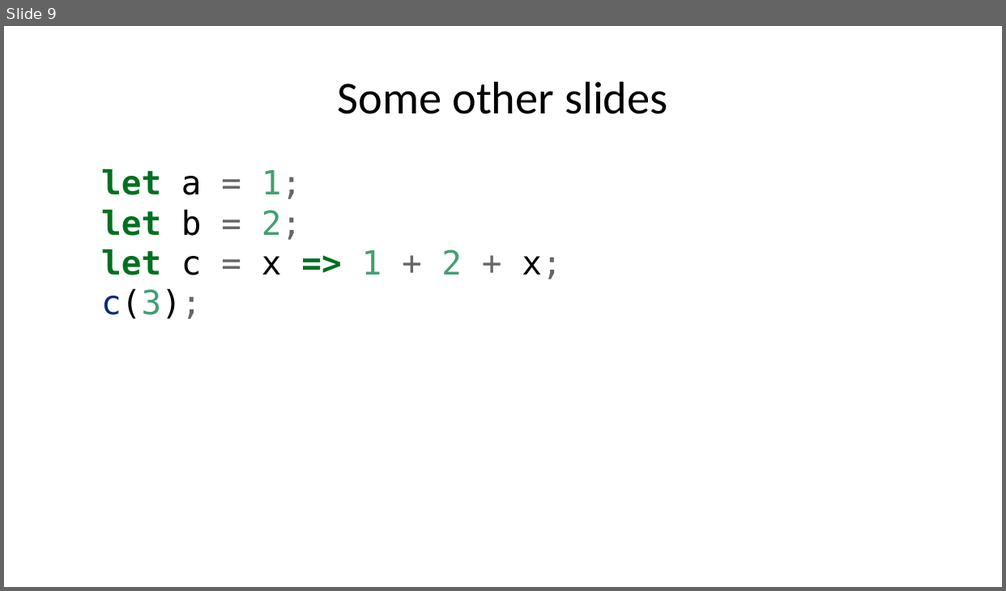
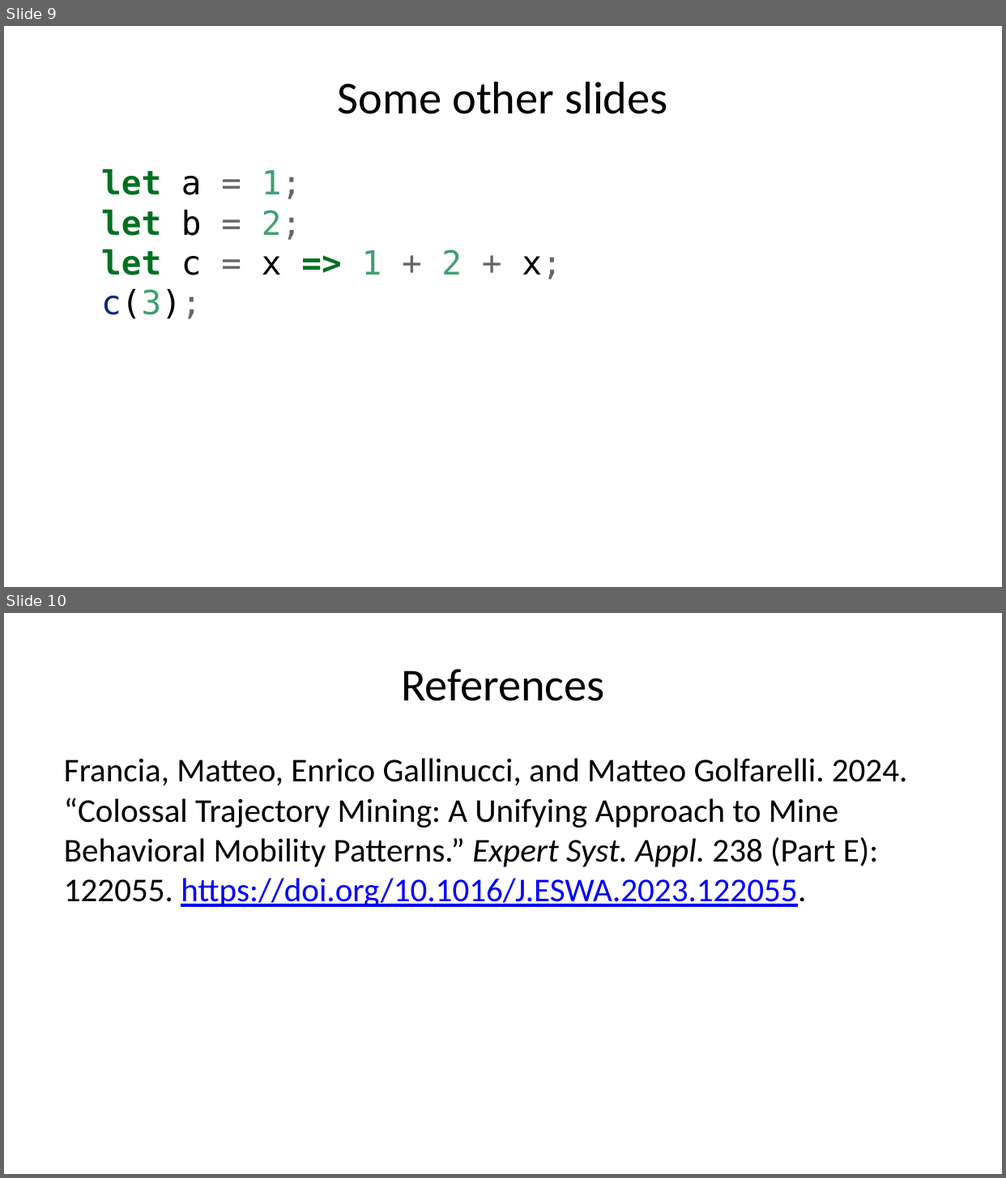
Before and after one commit to w4bo/slides-markdown, a slide deck: prova.pptx. Shown one above the other, each under a label of ours: slide 9 before the commit, slides 9 and 10 after it. The pictures are 1006x591 and 1006x1178 pixels, drawn with LibreOffice and Linux fonts; fonts in the diff are those of the drawing. Boxes give left, top, right and bottom in pixels: in the first picture for what was removed or moved away, otherwise in the second. Text is boxed around its words. In the diff, an @@ line names an element or a change of style, - is before the commit and + after.

```diff
--- a/prova.pptx
+++ b/prova.pptx
@@ slide 10 added at (4,613,1002,1174), background #FFFFFF @@
@@ title added at (401,669,605,701), 33 pt, text #000000 @@
+References
@@ text added at (64,758,908,907), 24 pt, text #000000 @@
+Francia, Matteo, Enrico Gallinucci, and Matteo Golfarelli. 2024. “Colossal Trajectory Mining: A Unifying Approach to Mine Behavioral Mobility Patterns.” Expert Syst. Appl. 238 (Part E): 122055. https://doi.org/10.1016/J.ESWA.2023.122055.
```
Also in this commit, not shown: 1 slide changed, 1 other file.
